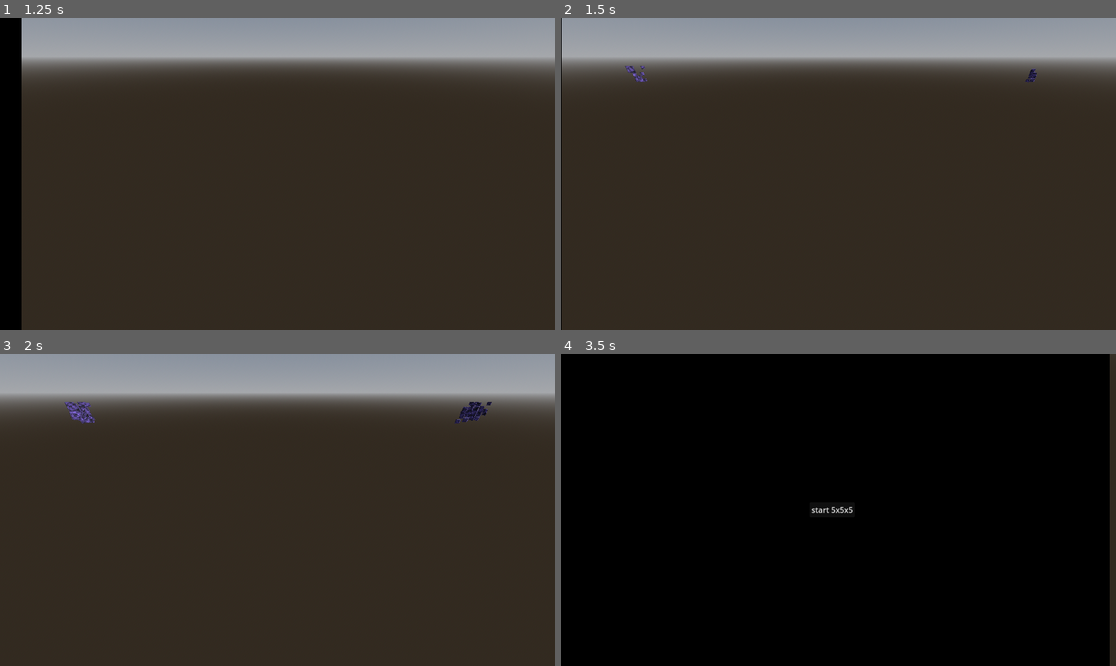
Above: before the commit, frames 1-4 (two rows, left to right).
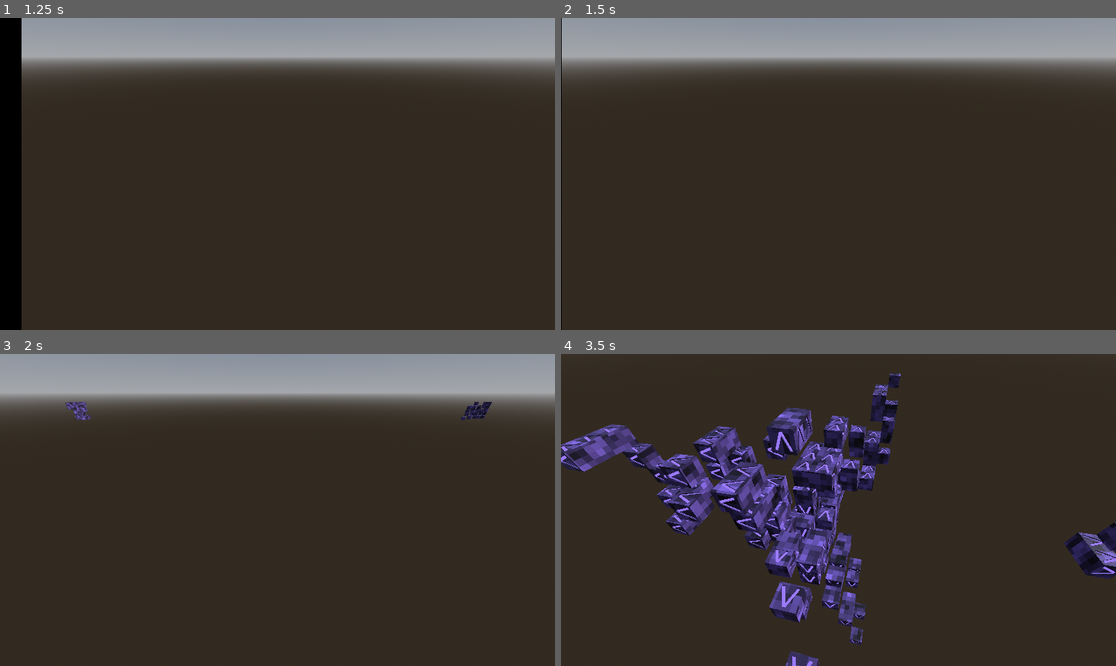
Above: after the commit, the same moments.

Repository: zodywoolsey/release-block
Game: Godot game, scene res://main.tscn
Same seed, same stepped clock (60 frames per second), same inputs: the game is played once before the commit and once after it.
Inputs (mouse positions are in pixels of both pictures, inside the frame that each line leads up to):
- Up to frame 1 (1.25 s): click "start 5x5x5" at 0.5 s
- Up to frame 2 (1.5 s): tap Enter at 1.25 s; move the mouse to (960, 158) at 1.27 s; tap R at 1.35 s; click (960, 158) at 1.42 s
- Up to frame 3 (2 s): no input
- Up to frame 4 (3.5 s): drag from (727, 525) to (810, 572) at 2.02 s; move the mouse to (894, 441) at 2.77 s; tap R at 2.85 s; click (894, 441) at 2.92 s

Frame 1 is identical in both runs. In frame 2, 0.1% of the frame differs, in the area x 11-86%, y 15-21%; in frame 3, 0.4%; in frame 4, 99%, in the area x 0-100%, y 0-100%.

Commit message:
removed refresh keybind

Diff:
--- a/main.gd
+++ b/main.gd
@@ -11,12 +11,6 @@
 var drag_velocity := Vector2()
 
 func _input(event):
-	if event is InputEventMagnifyGesture:
-		print(event)
-	if event is InputEventKey and event.pressed and event.keycode == KEY_R:
-		for child in tile_parent.get_children():
-			child.queue_free()
-		init_board()
 	if event is InputEventScreenDrag:
 		rotating = true
 		if rotate_timer > .05:
